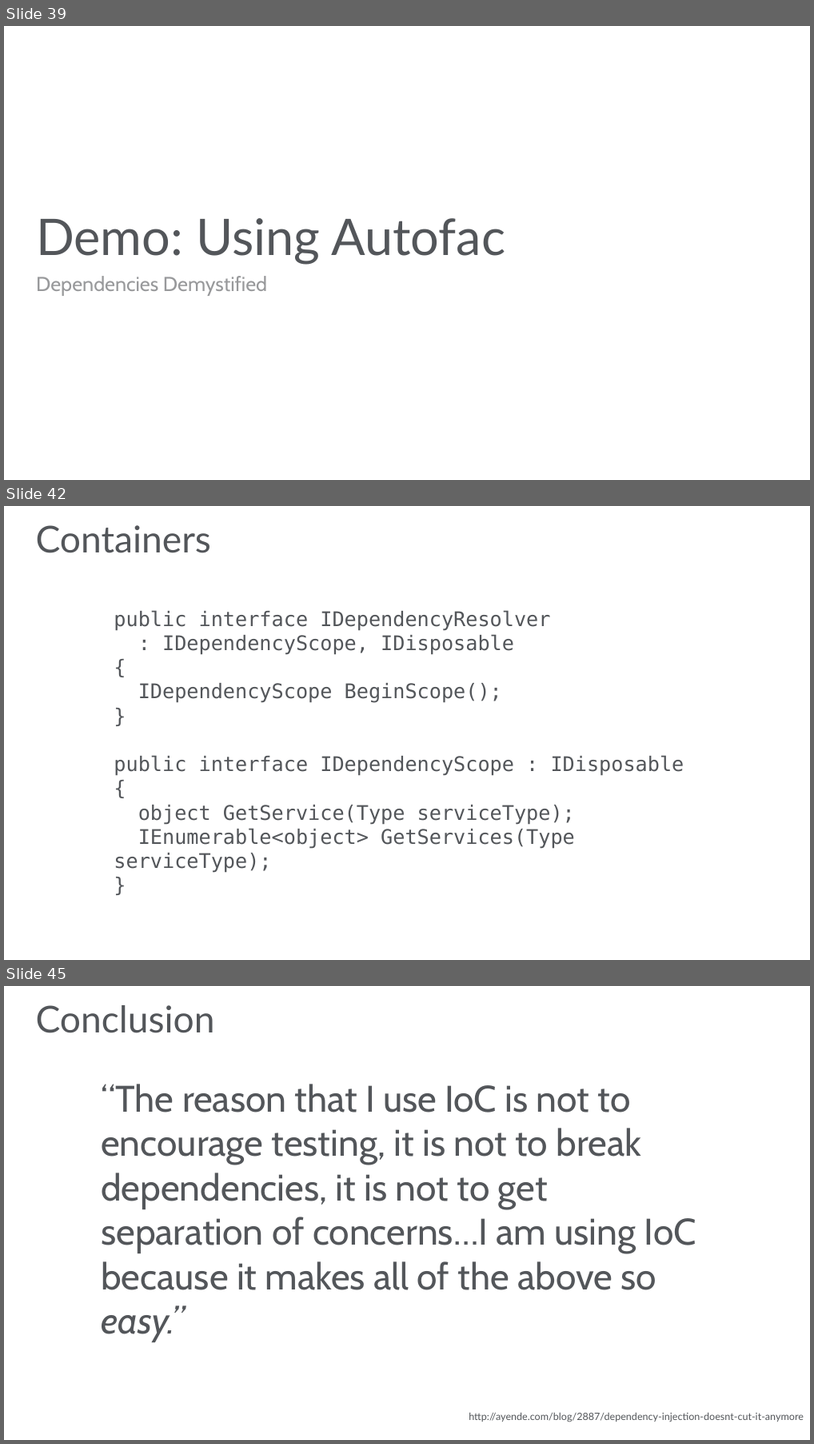
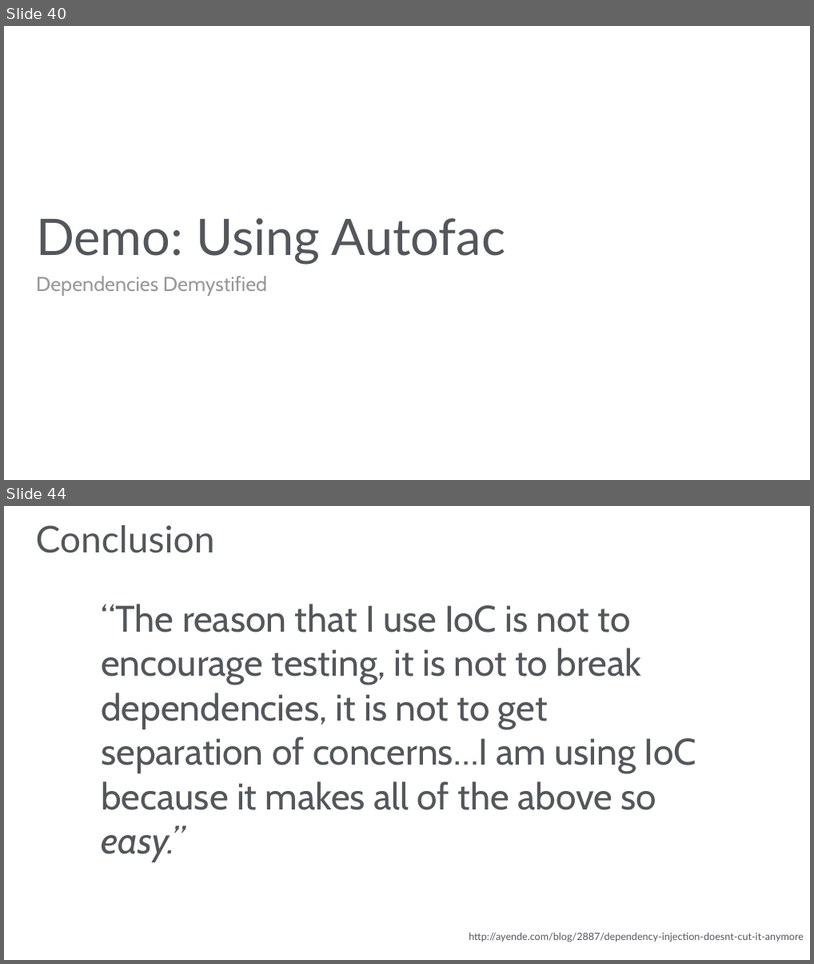
Before and after one commit to JasonBock/Presentations, a slide deck: Dependencies Demystified.pptx. Shown one above the other, each under a label of ours: slides 39, 42 and 45 before the commit, slides 40 and 44 after it; the slides between them are not shown. The pictures are 814x1444 and 814x964 pixels, drawn with LibreOffice and Linux fonts; fonts in the diff are those of the drawing; background and template pictures are left out. Boxes give left, top, right and bottom in pixels: in the first picture for what was removed or moved away, otherwise in the second. Text is boxed around its words. In the diff, an @@ line names an element or a change of style, - is before the commit and + after.

```diff
--- a/Dependencies Demystified.pptx
+++ b/Dependencies Demystified.pptx
@@ slide 42 removed at (4, 506, 810, 960), background picture (left out) @@
@@ title removed at (36, 525, 211, 553) @@
-Containers
@@ text removed at (114, 610, 685, 872) @@
-public interface IDependencyResolver
-: IDependencyScope, IDisposable
-{
-IDependencyScope BeginScope();
-}
-public interface IDependencyScope : IDisposable
-{
-object GetService(Type serviceType);
-IEnumerable<object> GetServices(Type serviceType);
-}
@@ what was slide 39 is now slide 40 @@
@@ what was slide 45 is now slide 44 @@
```
Also in this commit, not shown: 6 slides changed, 1 slide added, 1 other slide removed.
